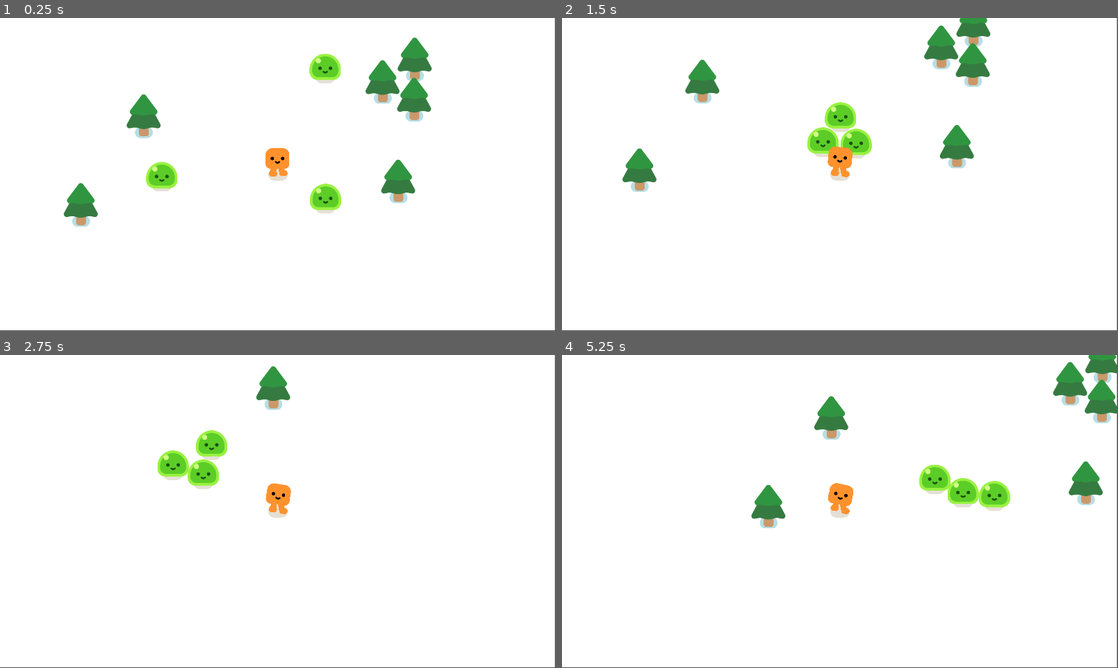
Above: before the commit, frames 1-4 (two rows, left to right).
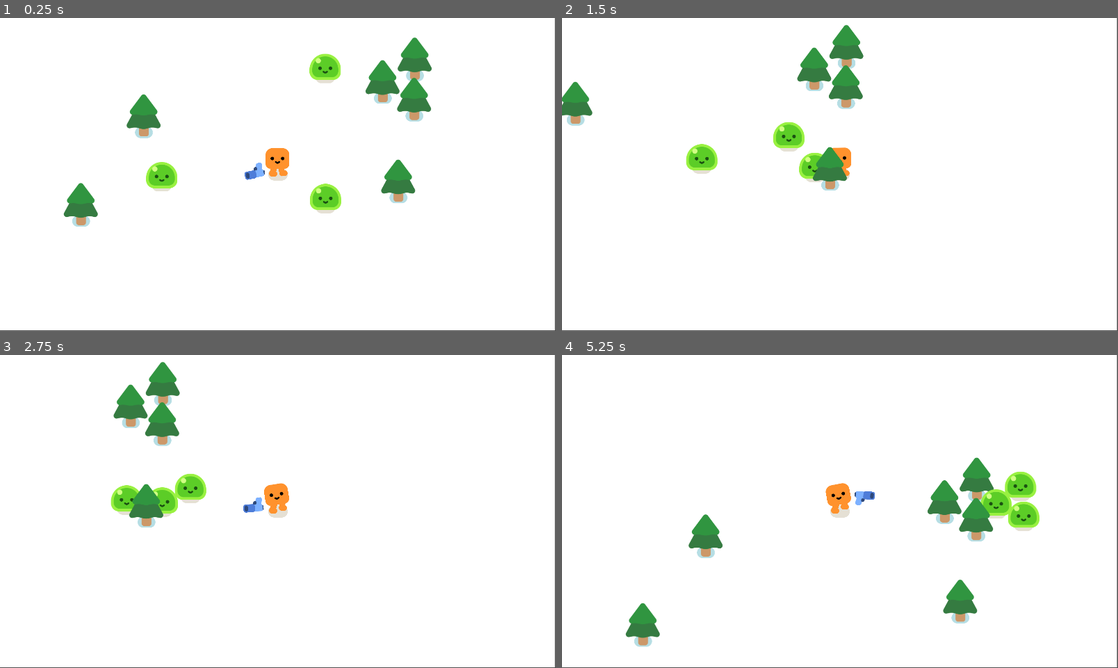
Above: after the commit, the same moments.

Repository: Rickory2021/godot-2d-project-tutorial
Game: Godot game, scene res://survivors_game.tscn
Same seed, same stepped clock (60 frames per second), same inputs: the game is played once before the commit and once after it.
Inputs:
- Up to frame 1 (0.25 s): no input
- Up to frame 2 (1.5 s): hold D (move_right) 0.53-1.28 s; hold S (move_down) from 1.28 s (still down)
- Up to frame 3 (2.75 s): release S (move_down) at 2.03 s; hold D (move_right) from 2.03 s (still down)
- Up to frame 4 (5.25 s): release D (move_right) at 2.78 s; hold W (move_up) 2.78-3.53 s; hold A (move_left) 3.53-5.03 s; hold S (move_down) from 5.03 s (still down)

The runs differ from the first frame. In frame 1, 0.1% of the frame differs, in the area x 44-48%, y 46-52%; in frame 2, 8.0%; in frame 3, 5.1%; in frame 4, 8.2%, in the area x 11-100%, y 0-94%.

Commit message:
feat: make the gun detect aim at enemies

Diff:
--- /dev/null
+++ b/gun.gd
@@ -0,0 +1,7 @@
+extends Area2D
+
+func _physics_process(delta: float) -> void:
+	var enemies_in_range = get_overlapping_bodies()
+	if enemies_in_range.size() > 0:
+		var target_enemy = enemies_in_range.front()
+		look_at(target_enemy.global_position)
--- /dev/null
+++ b/gun.tscn
@@ -0,0 +1,23 @@
+[gd_scene format=3 uid="uid://du5i8r7jdycua"]
+
+[ext_resource type="Texture2D" uid="uid://coon1w77o334i" path="res://pistol/pistol.png" id="1_vk1bi"]
+
+[sub_resource type="CircleShape2D" id="CircleShape2D_dk5gl"]
+radius = 500.0
+
+[node name="Gun" type="Area2D" unique_id=1448657922]
+collision_layer = 0
+collision_mask = 2
+
+[node name="CollisionShape2D" type="CollisionShape2D" parent="." unique_id=84385217]
+shape = SubResource("CircleShape2D_dk5gl")
+
+[node name="Weapon Pivot" type="Marker2D" parent="." unique_id=66220256]
+rotation = -0.0037931092
+
+[node name="Pistol" type="Sprite2D" parent="Weapon Pivot" unique_id=414599123]
+position = Vector2(85, -12)
+texture = ExtResource("1_vk1bi")
+
+[node name="Shooting Point" type="Marker2D" parent="Weapon Pivot/Pistol" unique_id=1474794901]
+position = Vector2(25.08645, -10.582596)
--- a/mob.tscn
+++ b/mob.tscn
@@ -7,6 +7,8 @@
 radius = 52.009613
 
 [node name="Mob" type="CharacterBody2D" unique_id=1624493223]
+collision_layer = 2
+collision_mask = 3
 script = ExtResource("1_nokgg")
 
 [node name="Slime" parent="." unique_id=2008890567 instance=ExtResource("1_dy6sc")]
--- a/player.tscn
+++ b/player.tscn
@@ -2,6 +2,8 @@
 
 [ext_resource type="PackedScene" uid="uid://pbmyh1qru7p" path="res://characters/happy_boo/happy_boo.tscn" id="1_4flbx"]
 [ext_resource type="Script" uid="uid://yh2ao5or56lq" path="res://player.gd" id="1_onrkg"]
+[ext_resource type="PackedScene" uid="uid://du5i8r7jdycua" path="res://gun.tscn" id="3_i3pqv"]
+[ext_resource type="Script" uid="uid://bpyfw0mh6bsnv" path="res://gun.gd" id="4_hqtel"]
 
 [sub_resource type="CircleShape2D" id="CircleShape2D_onrkg"]
 radius = 30.0
@@ -16,3 +18,7 @@
 shape = SubResource("CircleShape2D_onrkg")
 
 [node name="Camera2D" type="Camera2D" parent="." unique_id=485877190]
+
+[node name="Gun" parent="." unique_id=1448657922 instance=ExtResource("3_i3pqv")]
+position = Vector2(-1, -40)
+script = ExtResource("4_hqtel")
--- a/project.godot
+++ b/project.godot
@@ -118,6 +118,8 @@
 
 [layer_names]
 
+2d_physics/layer_1="Primary"
+2d_physics/layer_2="Enemy"
 3d_physics/layer_2="player"
 
 [rendering]
Not shown, added: gun.gd.uid
